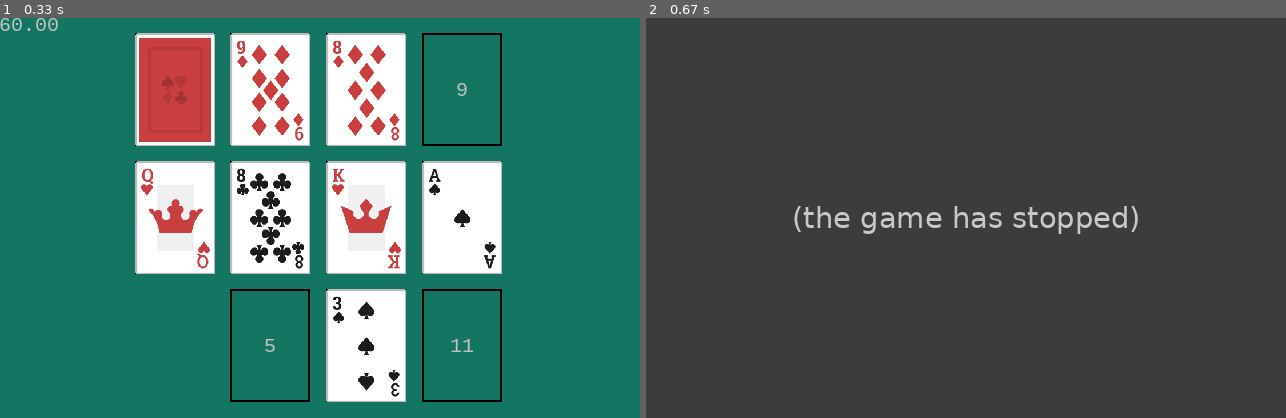
Above: before the commit, frames 1-2 (left to right).
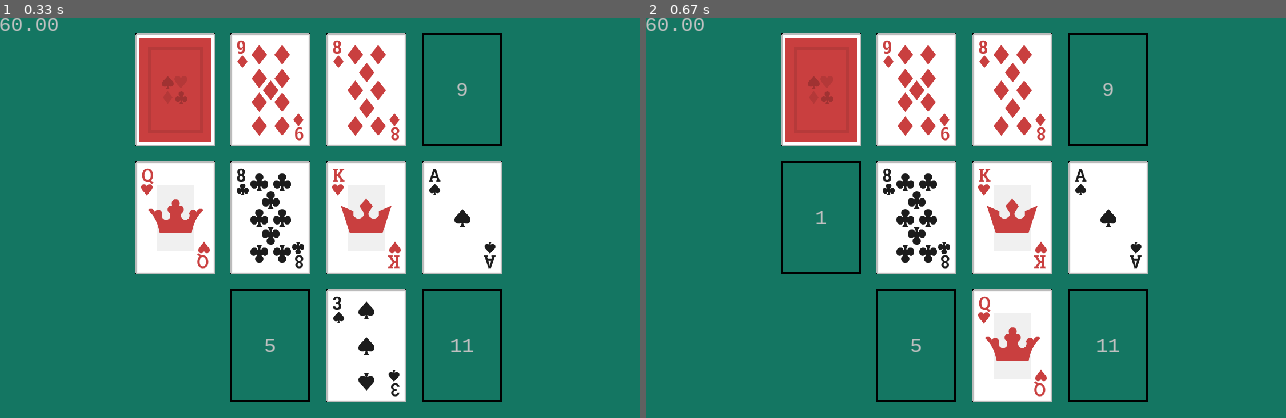
Above: after the commit, the same moments.

Repository: alexetsnyder/OuroborosPython
Game: pygame game, started from Pygame/FourSeasons/game.py
The game is run twice, just before and just after one commit, with the same random seed, the same clock (stepped at 60 frames per second) and the same inputs.
Inputs (mouse positions are in pixels of both pictures, inside the frame that each line leads up to):
- Up to frame 1 (0.33 s): no input
- Up to frame 2 (0.67 s): press the mouse at (812, 222) at 0.37 s; move the mouse to (921, 266) at 0.47 s; release the mouse at (1030, 306) at 0.6 s

Frame 1 is identical in both runs. In frame 2, 100% of the frame differs, in the area x 0-100%, y 0-100%.
Error before the commit: AttributeError: 'NoneType' object has no attribute 'suit' (four_seasons.py line 52); the game stopped at 0.6 s (later frames are placeholders)

Commit message:
Name Change and Bug Fix
Fixed a bug with overriding the equals operator for card, and updated the name of user event, so that debug output makes more sense.

Diff:
--- a/Pygame/FourSeasons/events.py
+++ b/Pygame/FourSeasons/events.py
@@ -57,7 +57,7 @@
 			return PYGAME_KEY_TO_STRING[value]
 	elif type == 'button':
 		return PYGAME_MOUSE_BUTTON_TO_STRING[value]
-	elif type == 'user_name':
+	elif type == 'user_event':
 		return PYGAME_USEREVENT_NAME_TO_STRING[value]
 	print(type, value)
 
@@ -245,7 +245,7 @@
 
 class UserEvent (Event):
 	def __init__(self, name, **kargs):
-		super().__init__('User Event', pygame.USEREVENT, user_name=name, **kargs)
+		super().__init__('User Event', pygame.USEREVENT, user_event=name, **kargs)
 
 class EventDispatcher:
 	def __init__(self):
--- a/Pygame/FourSeasons/four_seasons.py
+++ b/Pygame/FourSeasons/four_seasons.py
@@ -48,9 +48,6 @@
 		self.card_front = pygame.image.load('{0}/card{1}{2}.png'.format(Card.SOURCE_FOLDER, self.suit_str, self.card_str)).convert()
 		self.wire_events()
 
-	def __eq__(self, card):
-		return card.suit == self.suit and card.value == self.value
-
 	def wire_events(self):
 		imp.IMP().add_delegate(events.UserEvent(CustomEvent.CARD_MOTION).create(self.on_card_motion, quell=True))
 
@@ -74,6 +71,9 @@
 
 	def flip(self):
 		self.is_showing = not self.is_showing
+
+	def equals(self, card):
+		return card.suit == self.suit and card.value == self.value
 
 	def is_within(self, position):
 		return self.rect.is_within(position)
@@ -306,7 +306,7 @@
 			prv_card = self.cards[-1]
 			if card.suit == prv_card.suit and card.value - 1 == prv_card.value:
 				return True
-		elif self.first_card == card:
+		elif self.first_card.equals(card):
 			return True
 		return False
 
